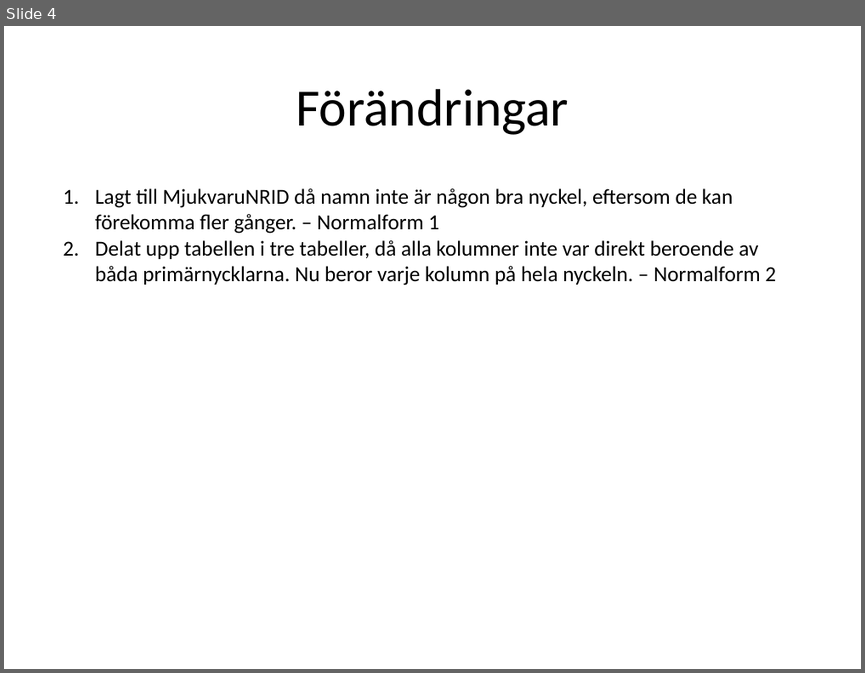
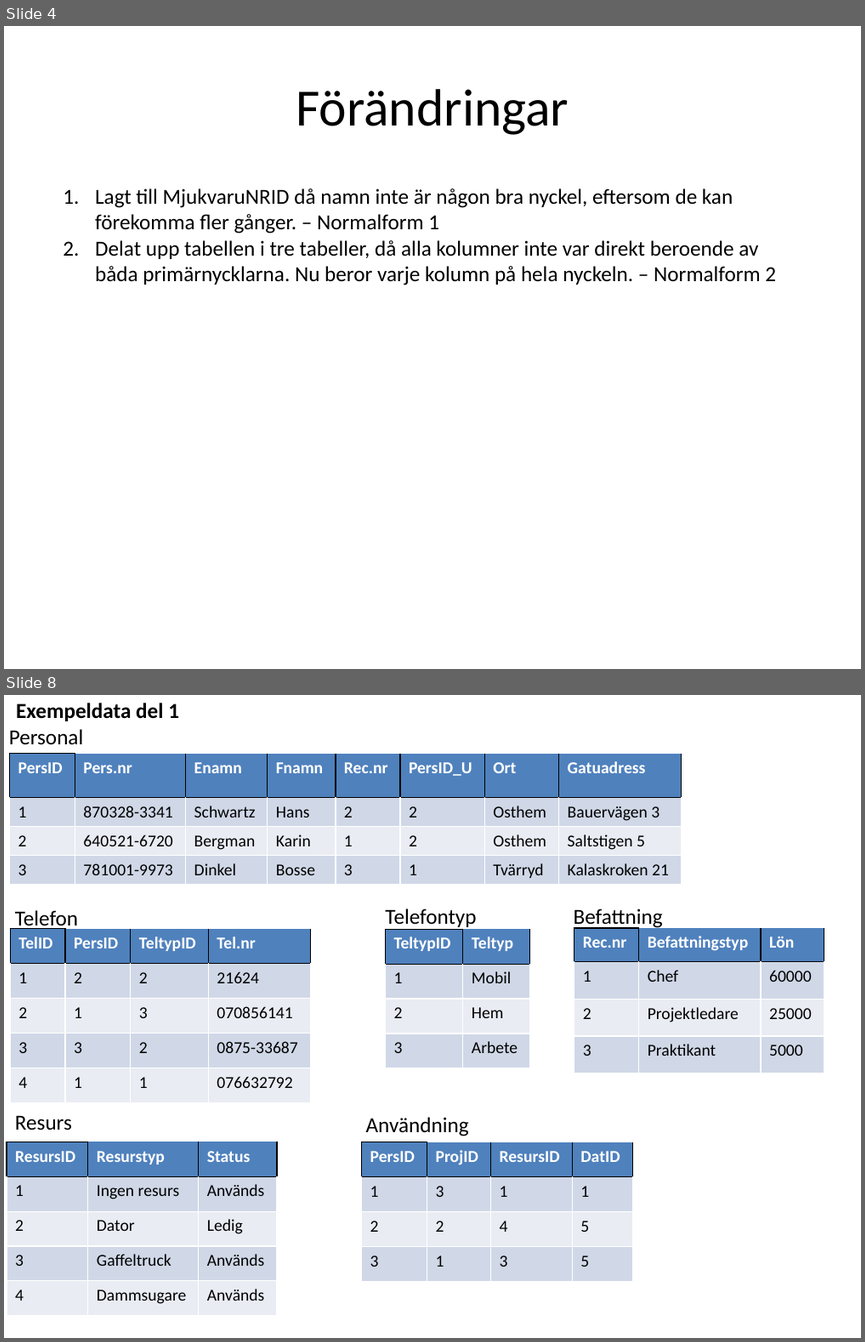
Before and after one commit to ed222an/Databasteknik, a slide deck: Labb 2/Laboration2.pptx. Shown one above the other, each under a label of ours: slide 4 before the commit, slides 4 and 8 after it; the slides between them are not shown. The pictures are 865x673 and 865x1342 pixels, drawn with LibreOffice and Linux fonts; fonts in the diff are those of the drawing. Boxes give left, top, right and bottom in pixels: in the first picture for what was removed or moved away, otherwise in the second. Text is boxed around its words. In the diff, an @@ line names an element or a change of style, - is before the commit and + after.

```diff
--- a/Labb 2/Laboration2.pptx
+++ b/Labb 2/Laboration2.pptx
@@ slide 8 added at [4, 695, 861, 1338], background #FFFFFF @@
@@ text added at [16, 703, 179, 721], 18 pt, text #000000, bold @@
+Exempeldata del 1
@@ text added at [9, 729, 84, 745], 18 pt, text #000000 @@
+Personal
@@ table added at [10, 754, 681, 884], 4 rows, 8 columns @@
+PersID | Pers.nr | Enamn | Fnamn | Rec.nr | PersID_U | Ort | Gatuadress
+1 | 870328-3341 | Schwartz | Hans | 2 | 2 | Osthem | Bauervägen 3
+2 | 640521-6720 | Bergman | Karin | 1 | 2 | Osthem | Saltstigen 5
+3 | 781001-9973 | Dinkel | Bosse | 3 | 1 | Tvärryd | Kalaskroken 21
@@ text added at [15, 910, 78, 930], 18 pt, text #000000 @@
+Telefon
@@ text added at [385, 908, 476, 930], 18 pt, text #000000 @@
+Telefontyp
@@ text added at [574, 908, 663, 930], 18 pt, text #000000 @@
+Befattning
@@ table added at [10, 929, 310, 1103], 5 rows, 4 columns @@
+TelID | PersID | TeltypID | Tel.nr
+1 | 2 | 2 | 21624
+2 | 1 | 3 | 070856141
+3 | 3 | 2 | 0875-33687
+4 | 1 | 1 | 076632792
@@ table added at [386, 929, 530, 1067], 4 rows, 2 columns @@
+TeltypID | Teltyp
+1 | Mobil
+2 | Hem
+3 | Arbete
@@ table added at [574, 928, 823, 1074], 4 rows, 3 columns @@
+Rec.nr | Befattningstyp | Lön
+1 | Chef | 60000
+2 | Projektledare | 25000
+3 | Praktikant | 5000
@@ text added at [15, 1115, 72, 1130], 18 pt, text #000000 @@
+Resurs
@@ text added at [366, 1117, 469, 1136], 18 pt, text #000000 @@
+Användning
@@ table added at [7, 1141, 278, 1315], 5 rows, 3 columns @@
+ResursID | Resurstyp | Status
+1 | Ingen resurs | Används
+2 | Dator | Ledig
+3 | Gaffeltruck | Används
+4 | Dammsugare | Används
@@ table added at [361, 1142, 631, 1281], 4 rows, 4 columns @@
+PersID | ProjID | ResursID | DatID
+1 | 3 | 1 | 1
+2 | 2 | 4 | 5
+3 | 1 | 3 | 5
```
Also in this commit, not shown: 4 other slides added, 1 slide removed, 1 other file.
